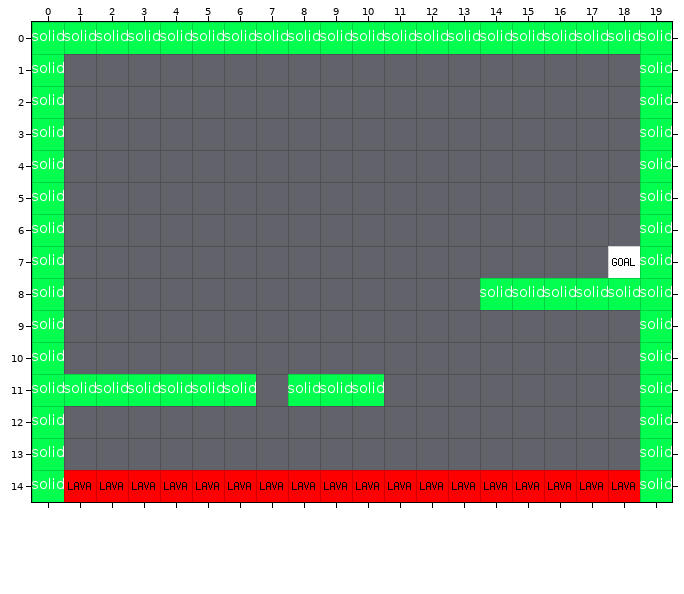
An edit to a level. Tiled map, priv/levels/level1.tmx. Above, as it was before the edit.
Cells are 32x32 px. Shown: x 0..19, y 0..14.
The same view after the edit:
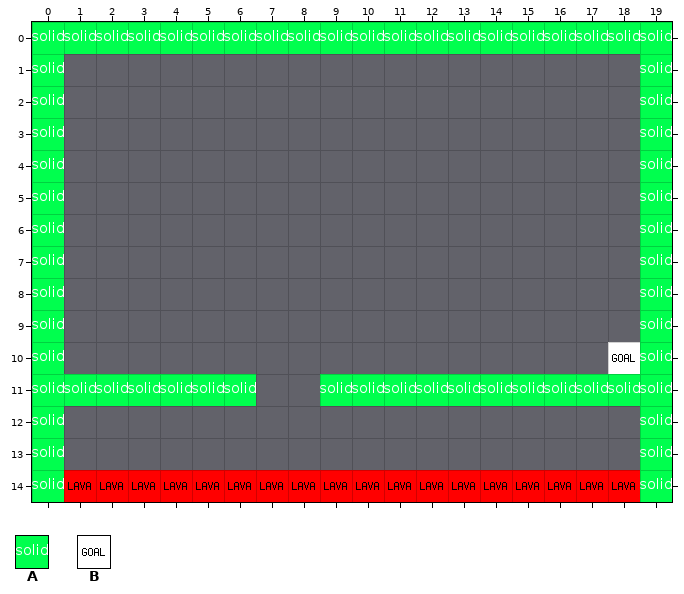
Key: from "metatiles": A 0 "solid"; from "tiles": B 2.
_ is an empty cell.
Tiles replaced or removed in this view: A, B.
From old to new:
Changed rows in their new state; . is an unchanged cell.
Layer "foreground":
first column x 8:
 7 .........._
 8 ......_____
10 ..........B
11 _..........
Layer "collision":
first column x 8:
 8 ......_____
11 _..AAAAAAAA
Boxes around the changes in both pictures, in picture pixels (x1, y1, x2, y2):
removed: (480, 246, 640, 310)
added: (384, 342, 640, 406)
removed: (288, 374, 320, 406)
